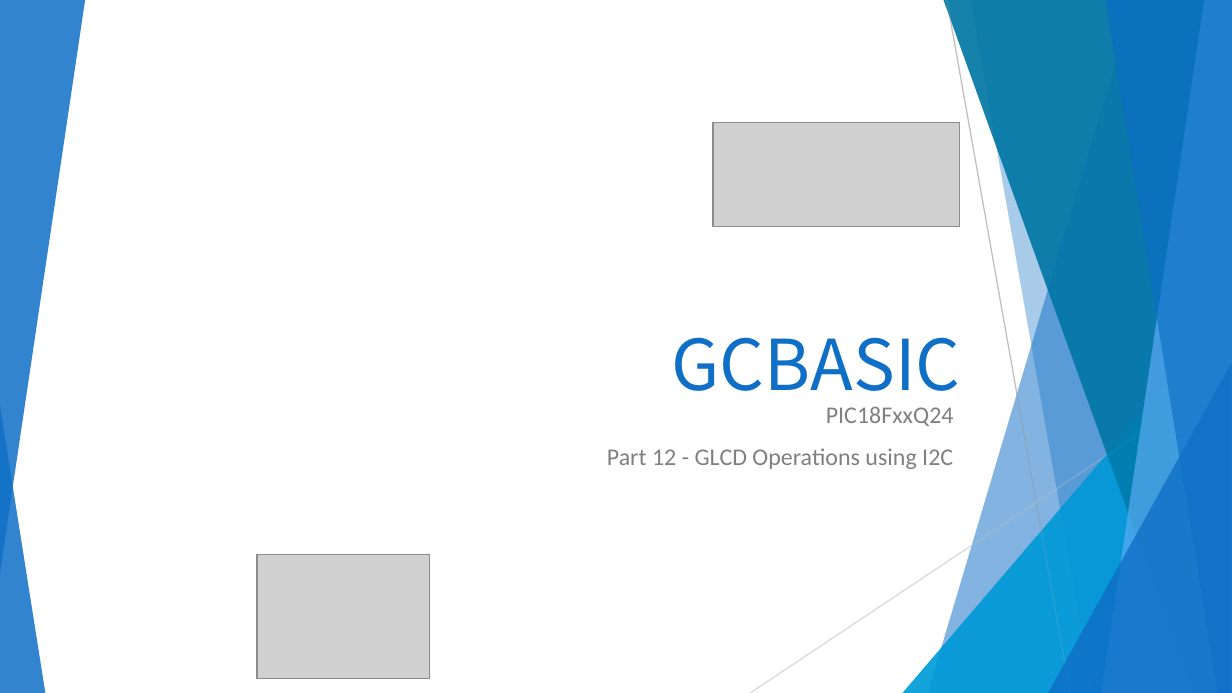
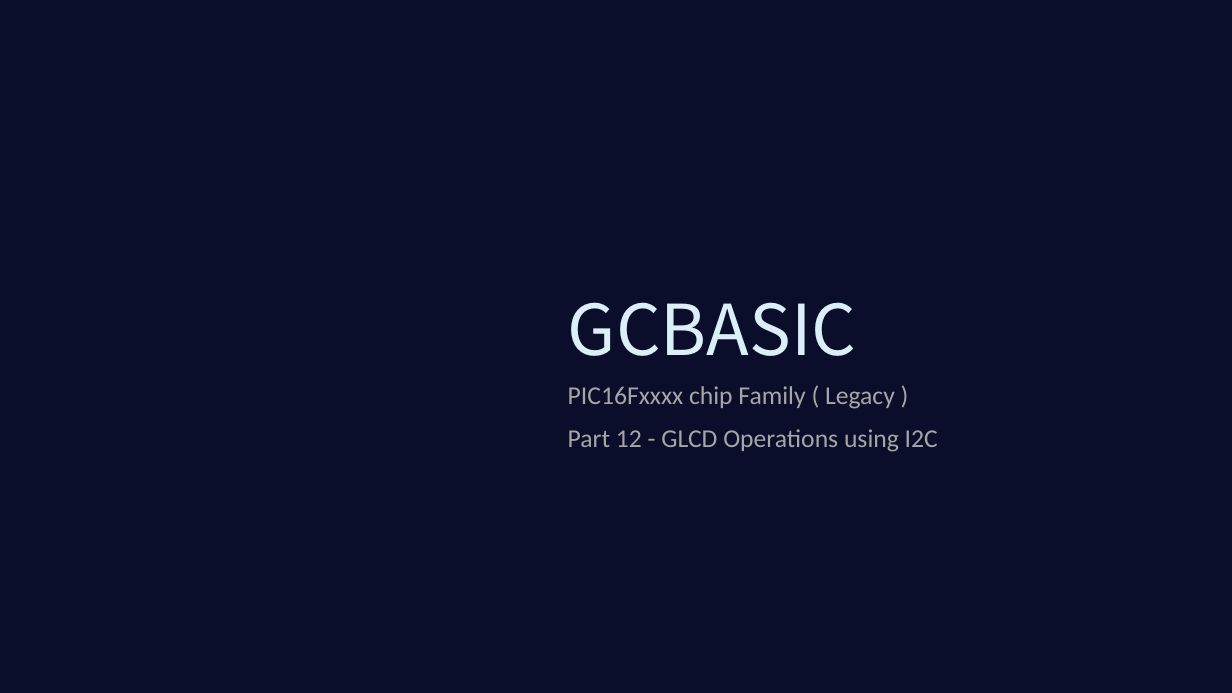
Before and after one commit to GreatCowBASIC/Demonstration_Sources, a slide deck: slide 19 of Vendor_Boards/Microchip_PICDEM 2 plus_board_2010/tutorials/GCBASIC_Part12_GLCD_I2C_demos.pptx (slide 18 before the commit). Drawn at 1232x693 pixels with LibreOffice and Linux fonts; fonts in the diff are those of the drawing; grey boxes stand for pictures; background and template pictures are left out; a plain dark background stands for a picture behind light text. Boxes give left, top, right and bottom in pixels: in the first picture for what was removed or moved away, otherwise in the second. Text is boxed around its words. In the diff, an @@ line names an element or a change of style, - is before the commit and + after.

Commit message:
Updated 16Fxxxx tutorials

```diff
--- a/Vendor_Boards/Microchip_PICDEM 2 plus_board_2010/tutorials/GCBASIC_Part12_GLCD_I2C_demos.pptx
+++ b/Vendor_Boards/Microchip_PICDEM 2 plus_board_2010/tutorials/GCBASIC_Part12_GLCD_I2C_demos.pptx
@@ group removed at (0, 0, 1232, 692): 5 freeform shapes, 3 triangles @@
@@ rectangle added at (0, 0, 1232, 692), fill #0A0E2B @@
@@ picture removed at (713, 123, 960, 227) @@
@@ title "GCBASIC": place and size @@
-title "GCBASIC" at (672, 337, 961, 408)
+title "GCBASIC" at (568, 302, 857, 356)
@@ title "GCBASIC" at (568, 302, 857, 356): text colour #0F6FC6 to #DBEFF9; alignment right to left @@
@@ text "PIC16Fxxxx chip Family ( Legacy ...": place and size @@
-text "PIC16Fxxxx chip Family ( Legacy ..." at (607, 406, 954, 469)
+text "PIC16Fxxxx chip Family ( Legacy ..." at (568, 386, 938, 452)
@@ text at (568, 386, 895, 409): text changed; size 14 to 15 pt; text colour #808080 to #A6A6A6 @@
-PIC18FxxQ24
+PIC16Fxxxx chip Family ( Legacy )
@@ text at (568, 429, 938, 452): size 14 to 15 pt, text colour #808080 to #A6A6A6 in "Part 12 - GLCD Operations using I2C"; alignment right to left @@
@@ picture removed at (257, 554, 430, 679) @@
```
Also in this commit, not shown: 11 other slides changed, 2 slides added, 1 slide removed, 58 other files.
